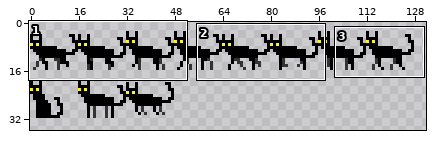
Pixel-art file: myfolder (=/kittyguy/kg_spritesheet.aseprite. The picture above shows the old version from afar; the outline marks the close-up.
Close-up. As it was:
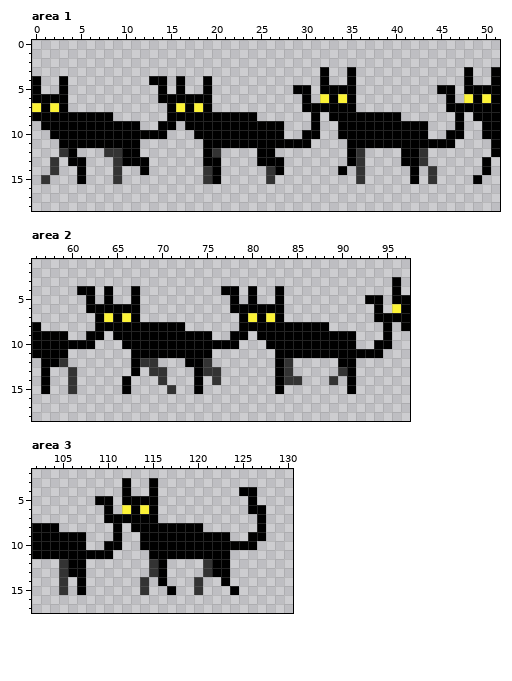
256x256 pixels, 1 frame. Shown: area 1: x 0..51, y 0..18; area 2: x 56..97, y 1..18; area 3: x 102..130, y 2..17. The wide view leaves out empty margins.
And afterwards:
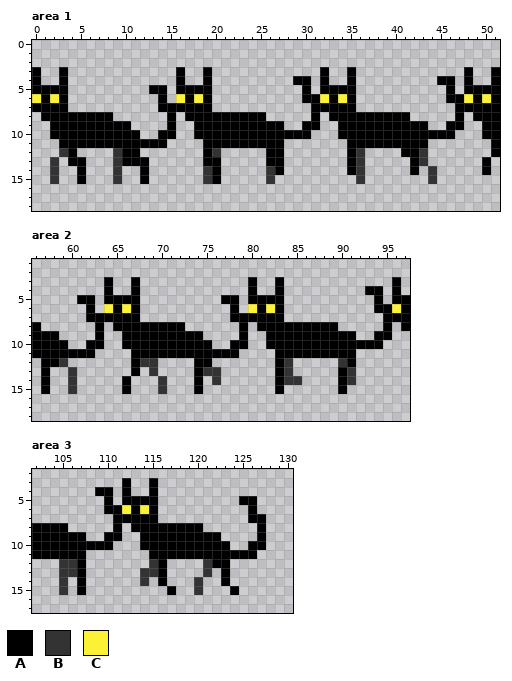
Palette (. is transparent): A #000000  B #333333  C #fbf236
From old to new:
Changed rows in their new state; - is an unchanged pixel.
Area 1:
first column x 0:
 3 A--A------------A--A------------------------------
 4 -------------..--------------AA--------------AA---
 5 -AA----------A---AA----------.---------------.----
 6 C-C------------.C-C------------A---------------A--
 7 A-A-----------A-A-A-----------.---------------.---
 8 .---------------.--------A---------------A--------
 9 -.---------.--.--.------------A---------------A---
10 ------------..-A------------AA-.------------AA-.--
11 ------------AAA-------------...-------------...---
12 --------.----------------.-A----------------------
13 -------------------------.---------------.--------
14 ----------------------------------.A--------------
15 -.B---------A-----------------------------.------.
Area 2:
first column x 59:
 3 -----A--A------------A--A------------
 4 --..--------------..--------------AA-
 5 --A---AA----------A---AA----------.--
 6 ----.C-C------------.C-C------------A
 7 ---A-A-A-----------A-A-A-----------.-
 8 -----.---------------.--------A------
 9 .--.--.---------.--.--.------------A-
10 -..-A------------..-A------------AA-.
11 -AAA-------------AAA-------------...-
12 --------------.-A--------------B-----
13 -----------.-------------------AB----
14 ------------------------------.AB----
15 -----------B.------------------A.----
Area 3:
first column x 105:
 4 ----AA--------------..-
 5 ----.---------------A--
 6 ------A---------------.
 7 -----.---------------A-
 8 A----------------------
 9 -----A------------.--.-
10 ---AA-.------------..-A
11 ---...-------------AAA-
12 -B---------------------
13 -B-------B-------.-----
15 ---------.-------------
